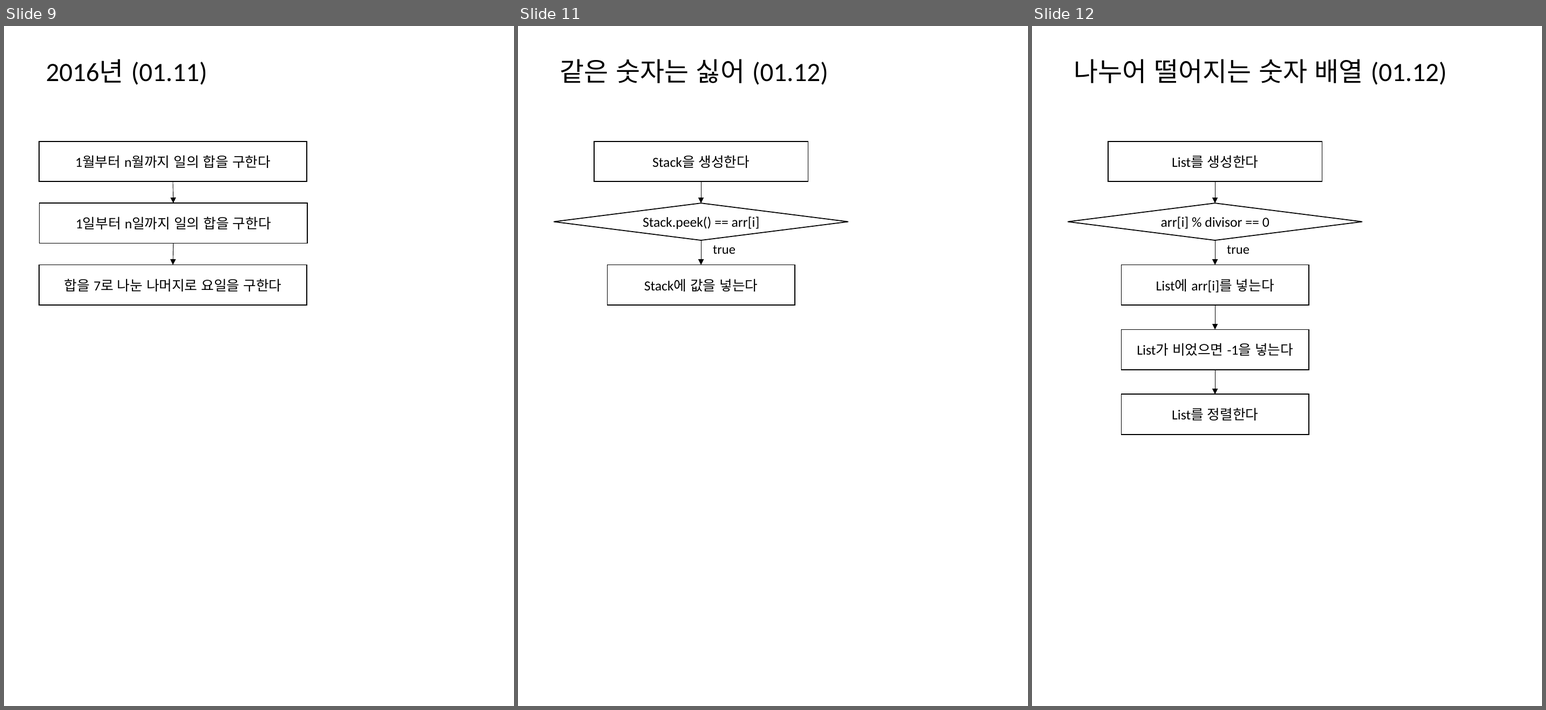
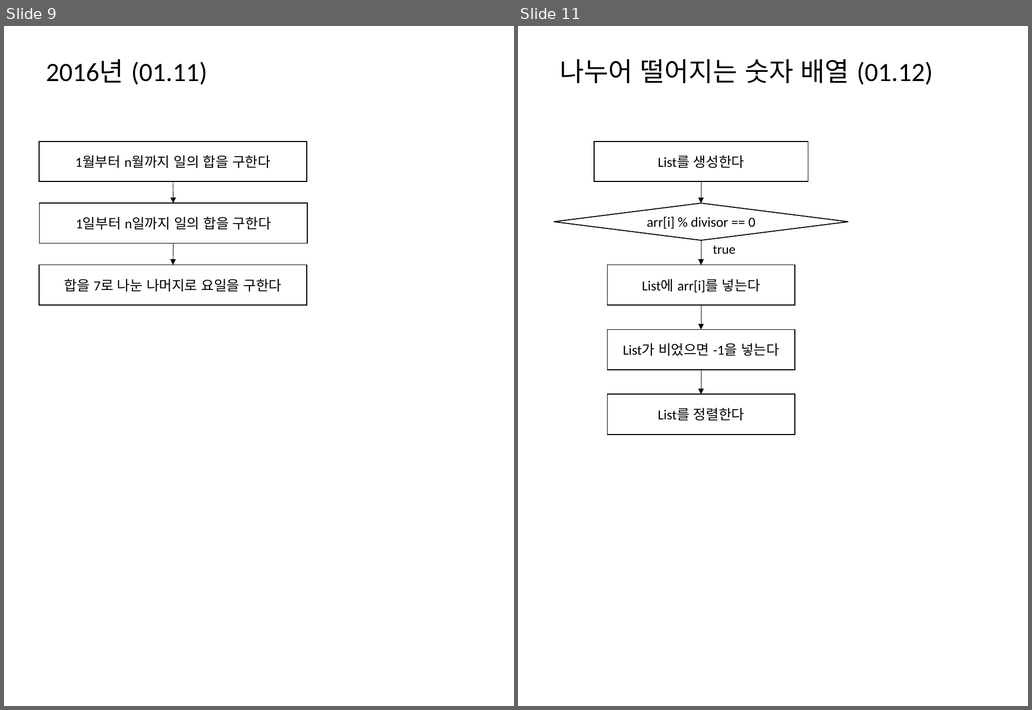
Before and after one commit to mornings9047/Algorithms_Programmers, a slide deck: 알고리즘_프로그래머스_Level01_순서도.pptx. Shown side by side, each under a label of ours: slides 9, 11 and 12 before the commit, slides 9 and 11 after it; the slides between them are not shown. The pictures are 1546x710 and 1032x710 pixels, drawn with LibreOffice and Linux fonts; fonts in the diff are those of the drawing. Boxes give left, top, right and bottom in pixels: in the first picture for what was removed or moved away, otherwise in the second. Text is boxed around its words. In the diff, an @@ line names an element or a change of style, - is before the commit and + after.

```diff
--- a/알고리즘_프로그래머스_Level01_순서도.pptx
+++ b/알고리즘_프로그래머스_Level01_순서도.pptx
@@ slide 11 removed at <box>518,26,1028,706</box>, background #FFFFFF @@
@@ title removed at <box>560,59,828,85</box> @@
-같은 숫자는 싫어 (01.12)
@@ rectangle removed at <box>594,142,809,182</box> @@
-Stack을 생성한다
@@ arrow removed from (701, 182) to (701, 204) @@
@@ diamond removed at <box>554,204,848,241</box> @@
-Stack.peek() == arr[i]
@@ arrow removed from (701, 240) to (701, 265) @@
@@ text removed at <box>713,245,736,254</box> @@
-true
@@ rectangle removed at <box>607,265,795,305</box> @@
-Stack에 값을 넣는다
@@ what was slide 12 is now slide 11 @@
```
Also in this commit, not shown: 2 slides changed, 1 slide added, 1 other slide removed, 2 other files.
